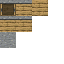
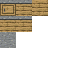
Layer changes from the first 64x64 image to the second:
removed group "Group 1" (1 layers) over 1, 4, 15, 15
moved "Handle Open" into group "Open" over 1, 8, 15, 12
moved "Design0 Open" (1st of 3, in "Variant1" › "Open") into group "Open" over 1, 4, 15, 15
added group "Variant3" with 5 layers above "Top Types" over 1, 4, 15, 15
added group "Closed" (3rd of 3, in "Variant3") with 2 layers in group "Variant3" over 1, 4, 15, 15
added layer "Design0" (3rd of 3, in "Variant3" › "Closed") (hard light) in group "Closed" over 1, 4, 15, 15
added group "Top Types" with 4 layers above "Wood Types" over 1, 4, 15, 15
moved "Polished Andesite" into group "Top Types" over 1, 4, 15, 15
added group "Wood Types" with 1 layers over 1, 4, 15, 15
moved "oak" into group "Wood Types" over 1, 4, 15, 15
